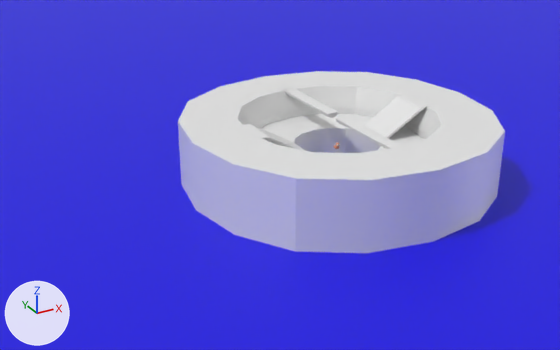
Before and after pictures for a commit that changed the Blender file Assets/Models/Level/Levels.blend.
The view is the same before and after, from a 50 mm lens placed at (-62.5, -95.1, 50.2), pointed at (-10.7, -1.0, 3.1). Lighting does not change. The marker at lower left points along +X, +Y and +Z.

The older version as bpy lines, for what is in view:
```python
me_plane_001 = bpy.data.meshes.new('Plane.001')
me_plane_001.from_pydata([(-1.0, -1.0, 0.0), (1.0, -1.0, 0.0), (-1.0, 1.0, 0.0), (1.0, 1.0, 0.0)], [], [(0, 1, 3, 2)])
me_plane_001.materials.append(mat_material_001)  # blue #1400e7
me_plane_002 = bpy.data.meshes.new('Plane.002')
me_plane_002.from_pydata(...)  # 60 vertices, 48 faces; spans x -26.4..26.4, y -26.4..26.4, z -1.7..10.5
me_plane_002.polygons.foreach_set('use_smooth', [True] * 48)
ob_map2 = bpy.data.objects.new('Map2', me_plane_002)
ob_map2.location = (0.0, 0.0, 0.0)
_m = ob_map2.modifiers.new('Subdivision', 'SUBSURF')
_m.levels = 3
ob_plane_001 = bpy.data.objects.new('Plane.001', me_plane_001)
ob_plane_001.location = (0.0, 0.0, 0.0)
ob_plane_001.scale = (500.0, 500.0, 500.0)
```
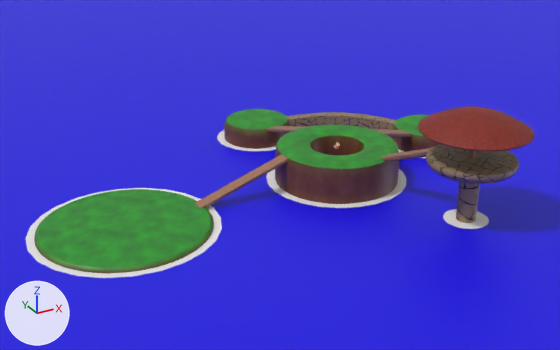
The change, as a list of edits to the scene's bpy script:
```text
Add img_woodplanks:
    img_woodplanks = load_image('WoodPlanks', '../../Textures/AI_WoodPlanks.png', 512, 512, 'sRGB')
Add img_cloth:
    img_cloth = load_image('Cloth', '../../Textures/AI_Cloth.png', 512, 512, 'sRGB')
Add img_stonewall:
    img_stonewall = load_image('StoneWall', '../../Textures/AI_StoneWall.png', 512, 512, 'sRGB')
Add img_dirttest_png:
    img_dirttest_png = load_image('DirtTest.png', '../../Textures/DirtTest.png', 512, 512, 'sRGB')
Add img_grasstest_png:
    img_grasstest_png = load_image('GrassTest.png', '../../Textures/GrassTest.png', 512, 512, 'sRGB')
Add mat_wood:
    mat_wood = principled_material('Wood')
    mat_wood.texture = img_woodplanks
Add mat_cloth:
    mat_cloth = bpy.data.materials.new('Cloth')
    # colours: red #e74c3f
    # uses the picture img_cloth
Add mat_stone:
    mat_stone = principled_material('Stone')
    mat_stone.texture = img_stonewall
Add mat_terrain:
    mat_terrain = bpy.data.materials.new('Terrain')
    # uses the picture img_dirttest_png
    # uses the picture img_grasstest_png
Add me_cylinder_001:
    me_cylinder_001.from_pydata(...)  # 312 vertices, 156 faces; spans x -48.3..29.3, y -24.4..29.8, z 0.0..0.1
Add me_cylinder:
    me_cylinder.from_pydata(...)  # 314 vertices, 268 faces; spans x -47.5..28.0, y -30.0..28.5, z -1.1..18.2
    me_cylinder.polygons.foreach_set('use_smooth', [True] * 268)
    # faces by material slot: [144, 24, 76, 24]
    me_cylinder.materials.append(mat_terrain)
    me_cylinder.materials.append(mat_wood)  # picture img_woodplanks
    me_cylinder.materials.append(mat_stone)  # picture img_stonewall
    me_cylinder.materials.append(mat_cloth)
Change ob_map2:
    add ob_map2.hide_render = True
Add ob_watercircles:
    ob_watercircles = bpy.data.objects.new('WaterCircles', me_cylinder_001)
    ob_watercircles.location = (0.0, 0.0, 0.0)
Add ob_map03:
    ob_map03 = bpy.data.objects.new('Map03', me_cylinder)
    ob_map03.location = (0.0, 0.0, 0.0)
    _m = ob_map03.modifiers.new('Subdivision', 'SUBSURF')
    _m.levels = 3
```

What differs and where, as boxes (x1, y1, x2, y2) in the pictures (560 x 350 px):
'Map2', hidden: before (178, 71, 505, 253)
'Map03', added: after (34, 106, 535, 273)
    faces in mat_terrain: (34, 109, 439, 273)
    faces in mat_stone (picture img_stonewall): (287, 112, 519, 223)
    faces in mat_cloth: (418, 106, 535, 151)
    faces in mat_wood (picture img_woodplanks): (195, 126, 476, 208)
'WaterCircles', added: after (25, 130, 489, 278)
